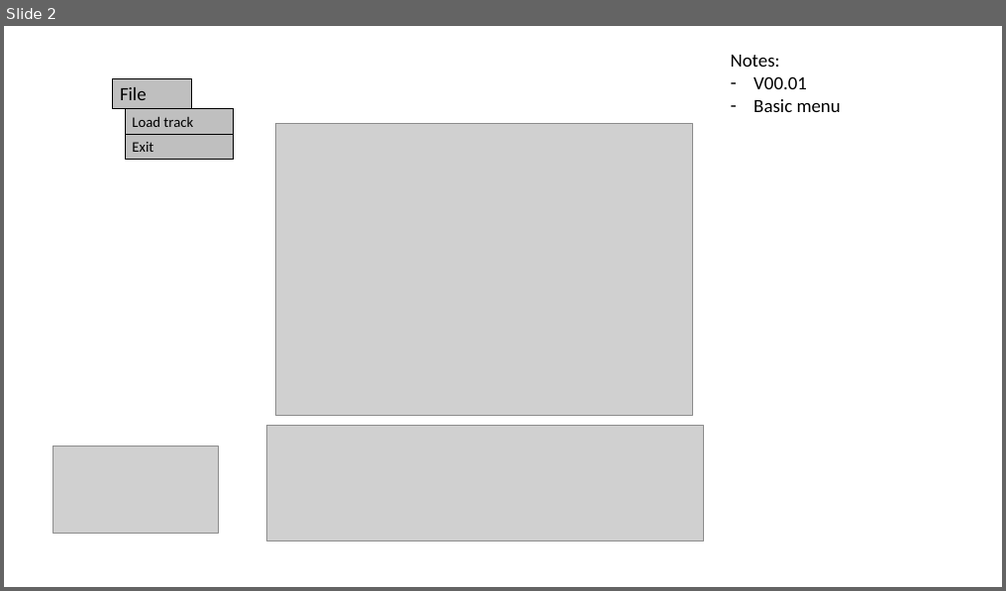
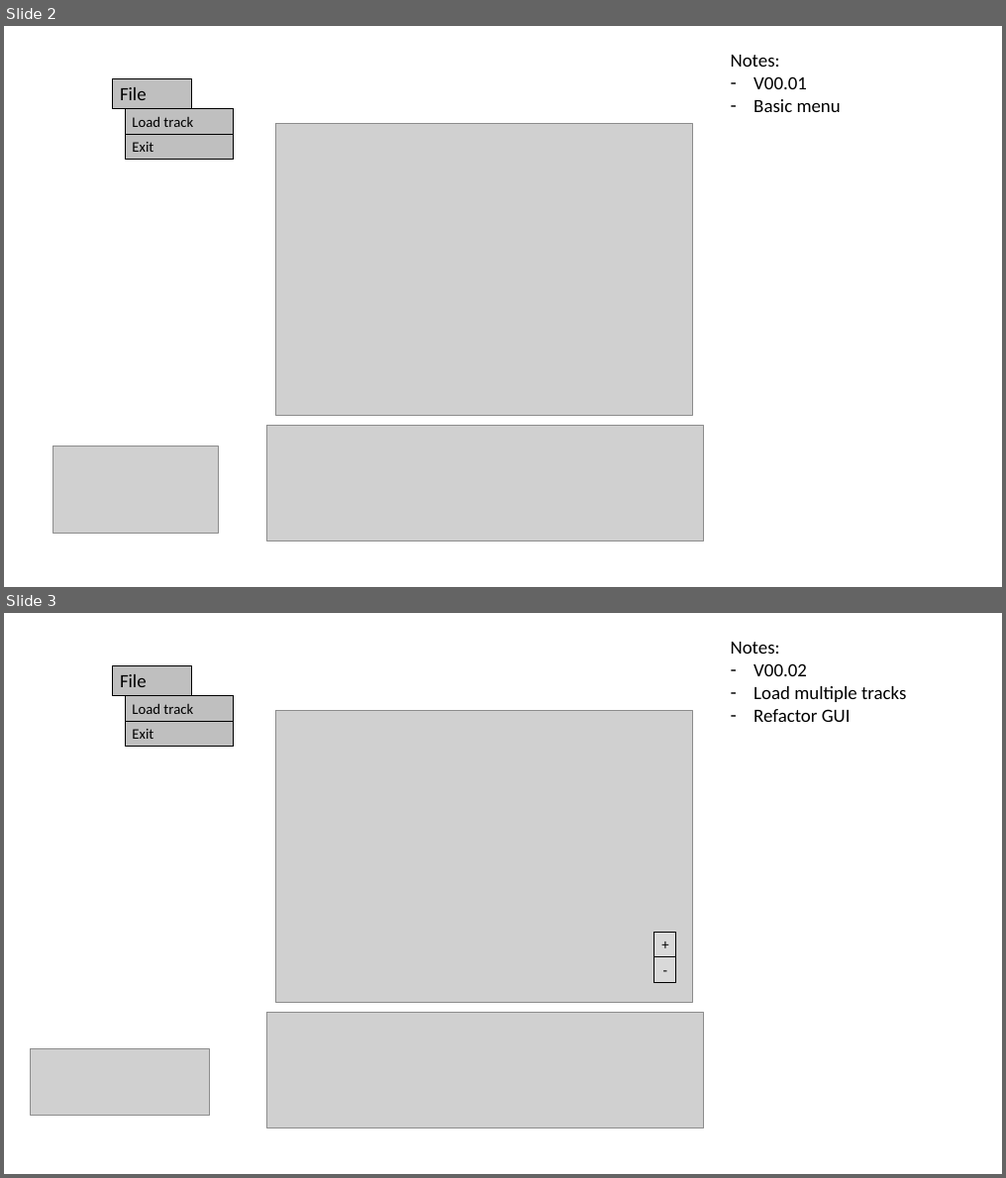
Before and after one commit to TrackEditor/TrackEditor, a slide deck: gui_design.pptx. Shown one above the other, each under a label of ours: slide 2 before the commit, slides 2 and 3 after it. The pictures are 1006x591 and 1006x1178 pixels, drawn with LibreOffice and Linux fonts; fonts in the diff are those of the drawing; grey boxes stand for pictures. Boxes give left, top, right and bottom in pixels: in the first picture for what was removed or moved away, otherwise in the second. Text is boxed around its words. In the diff, an @@ line names an element or a change of style, - is before the commit and + after.

Commit message:
Load several gpx files

```diff
--- a/gui_design.pptx
+++ b/gui_design.pptx
@@ slide 3 added at box(4, 613, 1002, 1174), background #FFFFFF @@
@@ text added at box(731, 642, 906, 722), 18 pt, text #000000 @@
+Notes:
+– V00.02
+– Load multiple tracks
+– Refactor GUI
@@ rectangle added at box(113, 666, 192, 696), fill #BFBFBF, outline #000000 0.75 pt, 18 pt, text #000000 @@
+File
@@ rectangle added at box(125, 696, 233, 722), fill #BFBFBF, outline #000000 0.75 pt, 14 pt, text #000000 @@
+Load track
@@ rectangle added at box(125, 722, 233, 747), fill #BFBFBF, outline #000000 0.75 pt, 14 pt, text #000000 @@
+Exit
@@ picture added at box(275, 711, 692, 1003) @@
@@ rectangle added at box(654, 932, 676, 958), fill #D9D9D9, outline #000000 0.75 pt, 14 pt, text #000000 @@
++
@@ rectangle added at box(654, 958, 676, 983), fill #D9D9D9, outline #000000 0.75 pt, 14 pt, text #000000 @@
+-
@@ picture added at box(267, 1013, 704, 1128) @@
@@ picture added at box(30, 1050, 209, 1116) @@
```
Also in this commit, not shown: 2 slides changed, 3 other files.
